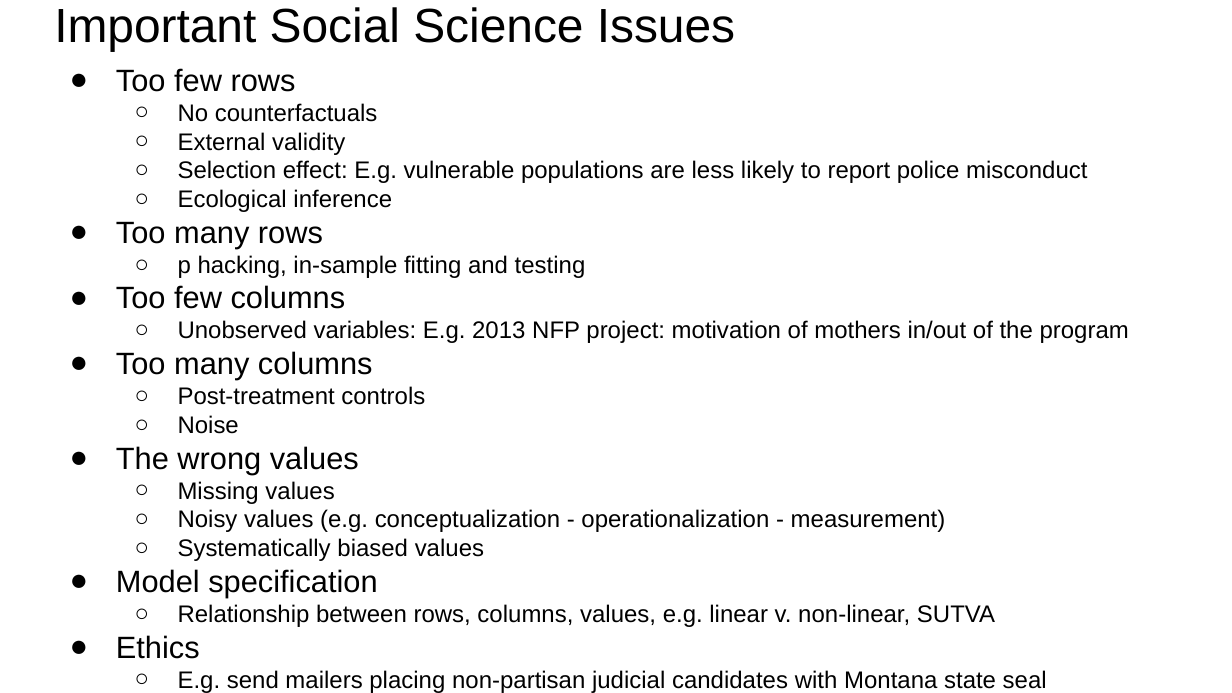
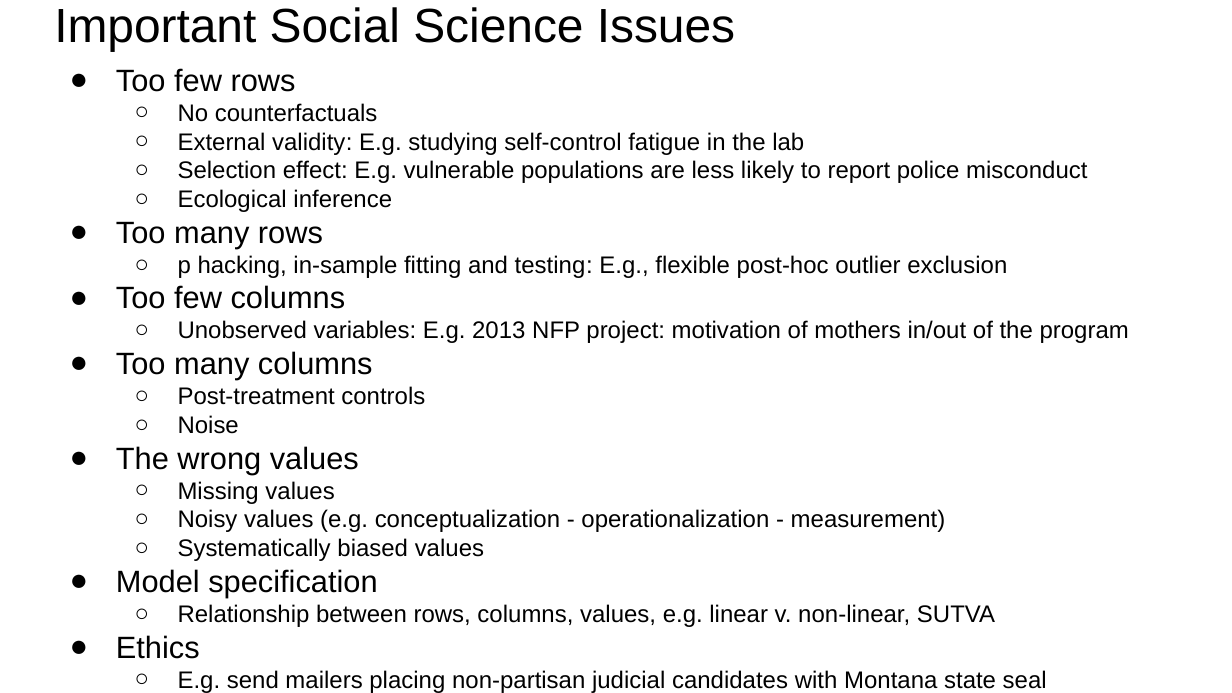
Before and after one commit to dssg/hitchhikers-guide, a slide deck: slide 20 of curriculum/3_modeling_and_machine_learning/quantitative-social-science/We're All Social Scientists Now.pptx (slide 17 before the commit). Drawn at 1232x693 pixels with LibreOffice and Linux fonts; fonts in the diff are those of the drawing. Boxes give left, top, right and bottom in pixels: in the first picture for what was removed or moved away, otherwise in the second. Text is boxed around its words. In the diff, an @@ line names an element or a change of style, - is before the commit and + after.

```diff
--- a/curriculum/3_modeling_and_machine_learning/quantitative-social-science/We're All Social Scientists Now.pptx
+++ b/curriculum/3_modeling_and_machine_learning/quantitative-social-science/We're All Social Scientists Now.pptx
@@ text at bbox=[178, 132, 804, 155]: text changed @@
-  ○ External validity
+  ○ External validity: E.g. studying self-control fatigue in the lab
@@ text at bbox=[178, 255, 1007, 278]: text changed @@
-  ○ p hacking, in-sample fitting and testing
+  ○ p hacking, in-sample fitting and testing: E.g., flexible post-hoc outlier exclusion
```
Also in this commit, not shown: 2 other slides changed, 3 slides added, 1 other file.
